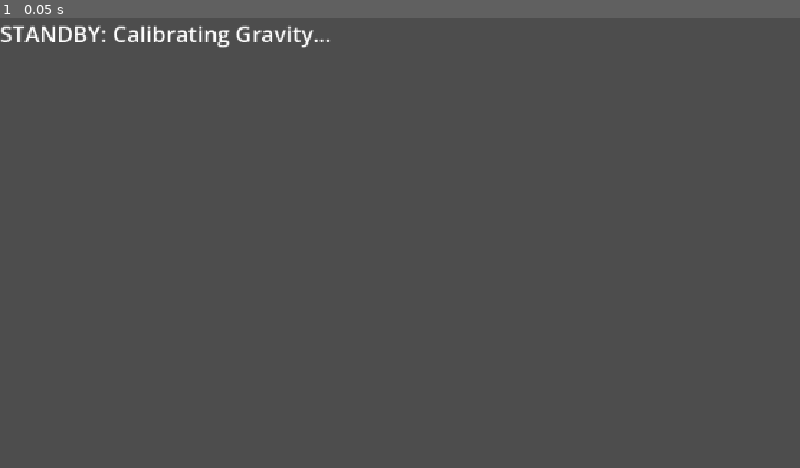
Above: before the commit, frame 1.
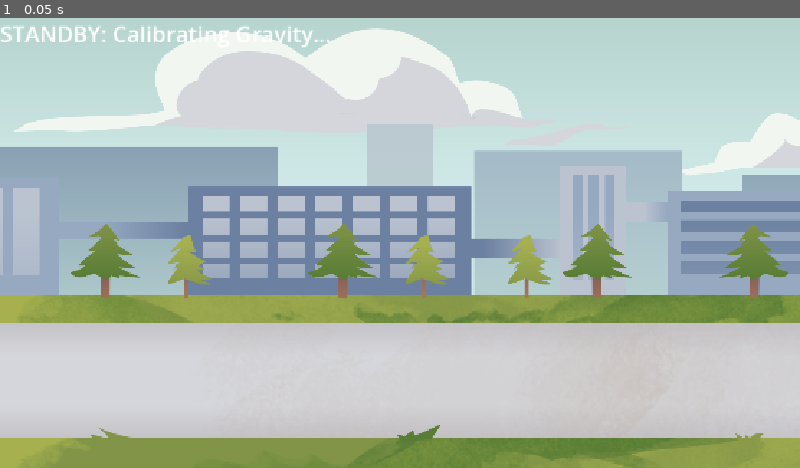
Above: after the commit, the same moment.

Repository: Arislock/goose-gone-loose
Game: Godot game, scene res://main.tscn
Same seed, same stepped clock (60 frames per second), same inputs: the game is played once before the commit and once after it.
Inputs:
- Up to frame 1 (0.05 s): no input

The runs differ from the first frame. In frame 1, 100% of the frame differs, in the area x 0-100%, y 0-100%.

Commit message:
background scroll

Diff:
--- a/main.tscn
+++ b/main.tscn
@@ -2,9 +2,13 @@
 
 [ext_resource type="Script" uid="uid://di67obud8d8fv" path="res://main.gd" id="1_ig7tw"]
 [ext_resource type="Script" uid="uid://xelgy2dc5bl7" path="res://obstacle_manager.gd" id="2_0xm2m"]
+[ext_resource type="Texture2D" uid="uid://c6lro6605csuq" path="res://assets/background/bg1.png" id="2_7mycd"]
+[ext_resource type="Texture2D" uid="uid://dsky4gwo3j5a8" path="res://assets/background/bg2.png" id="3_kek77"]
 [ext_resource type="PackedScene" uid="uid://h6iu4q2vwa6" path="res://obstacles/obstacle_backpack.tscn" id="3_lquwl"]
+[ext_resource type="Texture2D" uid="uid://dltmv8pi2umwn" path="res://assets/background/bg3.png" id="4_4c57u"]
 [ext_resource type="PackedScene" uid="uid://b1i3mb7nfi0rn" path="res://obstacles/obstacle_ion.tscn" id="4_7mycd"]
 [ext_resource type="PackedScene" uid="uid://chigfk78xleb6" path="res://obstacles/obstacle_student.tscn" id="5_272bh"]
+[ext_resource type="Texture2D" uid="uid://ckk571rpxs4cf" path="res://assets/background/bg4.png" id="5_efxa6"]
 
 [node name="Main" type="Node2D" unique_id=158365187]
 script = ExtResource("1_ig7tw")
@@ -13,10 +17,43 @@
 
 [node name="Timer" type="Timer" parent="." unique_id=808134426]
 
+[node name="Background" type="Node2D" parent="." unique_id=1195202138]
+
+[node name="sky" type="Parallax2D" parent="Background" unique_id=313297852]
+scroll_scale = Vector2(0.1, 1)
+
+[node name="Sprite2D" type="Sprite2D" parent="Background/sky" unique_id=196882979]
+position = Vector2(864, 324)
+scale = Vector2(0.6, 0.6)
+texture = ExtResource("2_7mycd")
+
+[node name="far buildings" type="Parallax2D" parent="Background" unique_id=397077000]
+scroll_scale = Vector2(0.3, 1)
+
+[node name="Sprite2D" type="Sprite2D" parent="Background/far buildings" unique_id=1818653408]
+position = Vector2(864, 324)
+scale = Vector2(0.6, 0.6)
+texture = ExtResource("3_kek77")
+
+[node name="near buildings" type="Parallax2D" parent="Background" unique_id=1240196064]
+scroll_scale = Vector2(0.5, 1)
+
+[node name="Sprite2D" type="Sprite2D" parent="Background/near buildings" unique_id=1552937901]
+position = Vector2(864, 324)
+scale = Vector2(0.6, 0.6)
+texture = ExtResource("4_4c57u")
+
+[node name="road" type="Parallax2D" parent="Background" unique_id=248066307]
+scroll_scale = Vector2(0.7, 1)
+
+[node name="Sprite2D" type="Sprite2D" parent="Background/road" unique_id=870108234]
+position = Vector2(864, 324)
+scale = Vector2(0.6, 0.6)
+texture = ExtResource("5_efxa6")
+
 [node name="CanvasLayer" type="CanvasLayer" parent="." unique_id=1975547242]
 
 [node name="Label" type="Label" parent="CanvasLayer" unique_id=708438062]
-
 offset_right = 40.0
 offset_bottom = 23.0
 
Binary file added: assets/background/bg1.png
Not shown, added: assets/background/bg1.png.import
Binary file added: assets/background/bg2.png
Not shown, added: assets/background/bg2.png.import
Binary file added: assets/background/bg3.png
Not shown, added: assets/background/bg3.png.import
Binary file added: assets/background/bg4.png
Not shown, added: assets/background/bg4.png.import
